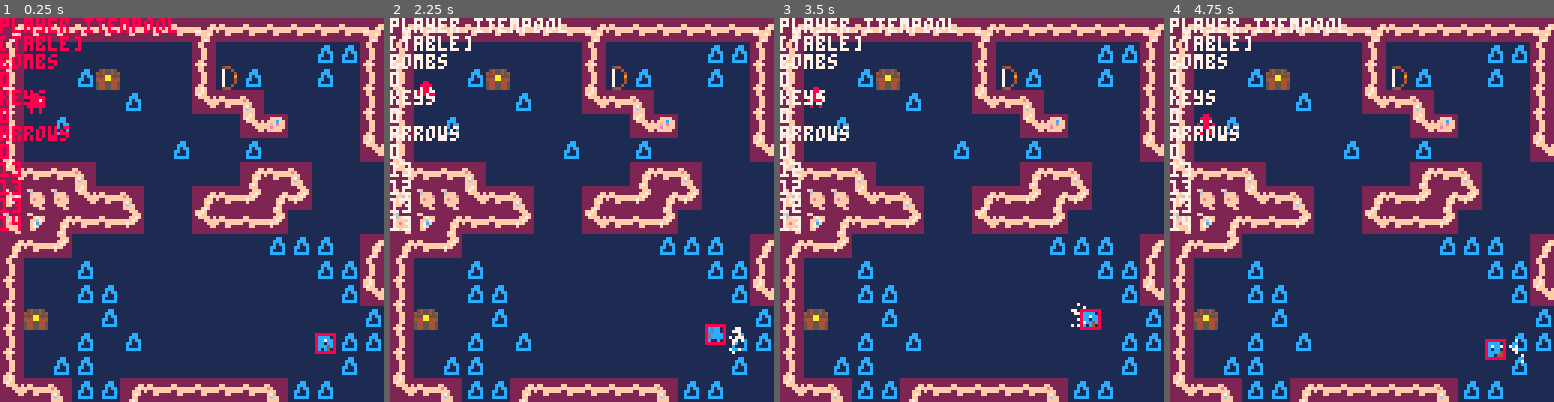
Above: before the commit, frames 1-4 (left to right).
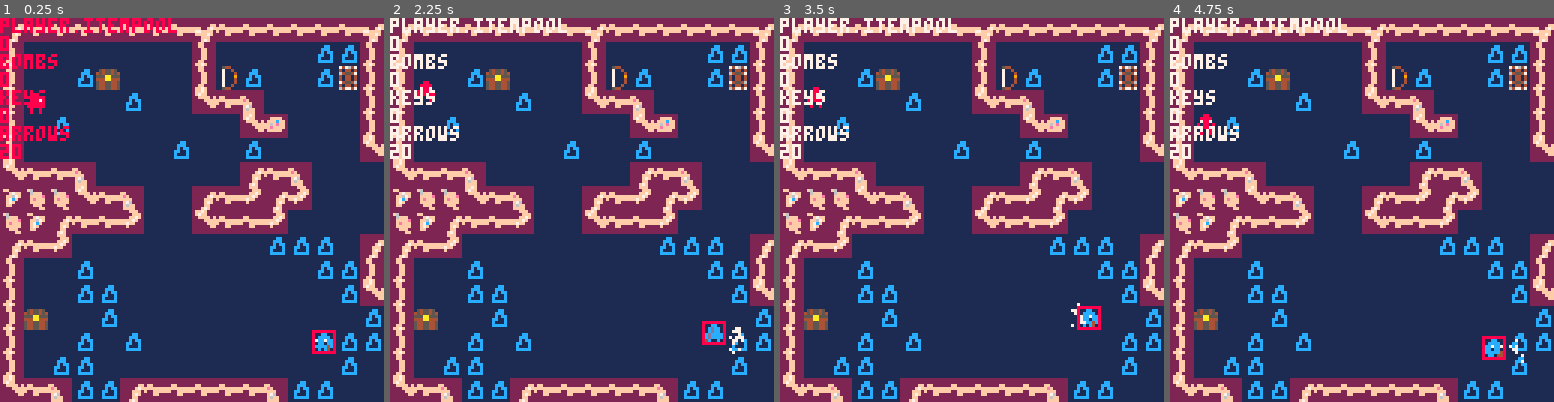
Above: after the commit, the same moments.

Repository: s-france/pico8GameS
Game: PICO-8 cartridge squid.p8
Same seed, same stepped clock (60 frames per second), same inputs: the game is played once before the commit and once after it.
Inputs:
- Up to frame 1 (0.25 s): no input
- Up to frame 2 (2.25 s): tap X (X key) at 0.33, 1.07, 1.85 s; tap O (Z key) at 0.7, 1.7, 2.1 s; hold Right 1.6-2.1 s; hold P2 Left 1.6-2.1 s; hold Up from 2.15 s (still down); hold P2 Down from 2.15 s (still down)
- Up to frame 3 (3.5 s): release Up at 2.42 s; release P2 Down at 2.42 s; hold Right 2.47-3.03 s; hold P2 Left 2.47-3.03 s; tap O (Z key) at 2.5, 2.9, 3.3 s; tap X (X key) at 2.97 s; hold Left from 3.08 s (still down); hold P2 Right from 3.08 s (still down)
- Up to frame 4 (4.75 s): release Left at 3.58 s; release P2 Right at 3.58 s; hold Down 3.63-3.97 s; hold P2 Up 3.63-3.97 s; tap O (Z key) at 3.7, 4.1, 4.5 s; hold Right 4.02-4.68 s; hold P2 Left 4.02-4.68 s; tap X (X key) at 4.08 s; hold Up from 4.73 s (still down); hold P2 Down from 4.73 s (still down)

The runs differ from the first frame. In frame 1, 1.3% of the frame differs, in the area x 0-93%, y 4-88%; in frame 2, 1.3%; in frame 3, 1.3%, in the area x 0-93%, y 4-82%; in frame 4, 1.3%.

Commit message:
Update squid.p8

Diff:
--- a/squid.p8
+++ b/squid.p8
@@ -23,6 +23,17 @@
 	arrowpool = {}
 	particlesystems = {}
 	particles = {}
+
+ global_faces = {
+	[0] = {-1,-1},
+ [1] = {0,-1},
+ [2] = {1,-1},
+	[3] = {-1,0},
+	[4] = {1,0},
+	[5] = {-1,1},
+	[6] = {0,1},
+	[7] = {1,1} }
+
 	npc1 = make_npc(1,0,70,35,1,1)
 	npc2 = make_npc(0,0,8,16,0,1)
 	//music(0)
@@ -69,20 +80,14 @@
 	print("y: ")
 	print(player.mapposy)--]]
 	print("player.itempool")
-	print(player.itempool)
+	print(player.itempool.bow[2])
 	print("bombs")
-	print(player.resources.bombs)
+	print(player.resources.bombs[1])
 	print("keys")
-	print(player.resources.keys)
+	print(player.resources.keys[1])
 	print("arrows")
-	print(player.resources.arrows)
-
-	local topx, topy = map_cell(player.hb.left-1,player.hb.top-1)
-	print(topx)
-	print(topy)
-	local botx, boty = map_cell(player.hb.left-1,player.hb.bot+1)
-	print(botx)
-	print(boty)
+	print(player.resources.arrows[1])
+
 
 	foreach(hitboxes, draw_hitbox)
 
@@ -113,17 +118,19 @@
  player.face = 3
  player.interaction = false
  // player items
- player.itempool = {}
-  player.itempool.bow = {42, 0}
- 	player.itempool.raft = {43, 0}
- player.resources = {}
- 	player.resources.bombs = 0
- 	player.resources.keys = 0
- 	player.resources.arrows = 0
+ player.itempool = {
+  ["bow"] = {42, 0, 0},
+ 	["raft"] = {43, 0, 0} }
+ player.resources = {
+  ["bombs"] = {0, 0},
+  ["keys"] = {0},
+  ["arrows"] = {20} }
+ player.equipped_item_1 = {}
+	player.equipped_item_2 = {}
 
 
 	--player hurtbox, tag = 0
- player.hb = add_hitbox(0, 4,4, 6,6, -1, player)
+ add_hitbox(0, 4,4, 7,7, -1, player)
 
 end
 
@@ -149,7 +156,7 @@
 	// btn press are both true,
 	// the player can move
 
-	if(btn(0) and not mapcollisions(player.hb).l) then
+	if(btn(0) and not collisions(player).l) then
 		player.dx =-1
 		player.x += player.dx
 		--player.face = 0
@@ -159,7 +166,7 @@
 	// here, if the collisons and
 	// btn press are both true,
 	// the player can move
-	if(btn(1) and not mapcollisions(player.hb).r) then
+	if(btn(1) and not collisions(player).r) then
 		player.dx =1
 		player.x += player.dx
 		--player.face = 1
@@ -169,7 +176,7 @@
 	// here, if the collisons and
 	// btn press are both true,
 	// the player can move
-	if(btn(2) and not mapcollisions(player.hb).t) then
+	if(btn(2) and not collisions(player).t) then
 		player.dy =-1
 		player.y += player.dy
 		--player.face = 2
@@ -179,7 +186,7 @@
 	// here, if the collisons and
 	// btn press are both true,
 	// the player can move
-	if(btn(3) and not mapcollisions(player.hb).b) then
+	if(btn(3) and not collisions(player).b) then
 		player.dy =1
 		player.y += player.dy
 		--player.face = 3
@@ -237,8 +244,8 @@
 	player.interaction = false
 	if ( btnp(5)) then
 		interact(player.face)
-		if ( player.interaction==false	 and player.resources.bombs>0 ) then
-	 	player.resources.bombs -= 1
+		if ( player.interaction==false	 and player.resources.bombs[1]>0 ) then
+	 	player.resources.bombs[1] -= 1
 			add_bomb(player.mapposx,player.mapposy,player.x%128, player.y%128)
  	end
  end
@@ -247,9 +254,9 @@
 		sword()
 	end
 
-	if (btnp(0,1) and player.itempool.bow[2] == 1 and player.resources.arrows > 0)  then
+	if (btnp(0,1) and player.itempool.bow[2] == 1 and player.resources.arrows[1] > 0)  then
 		add_arrow(player.mapposx,player.mapposy,player.x%128,player.y%128)
-		player.resources.arrows -= 1
+		player.resources.arrows[1] -= 1
 	end
 end
 
@@ -646,90 +654,118 @@
 	del(pair)
 end
 -->8
--- enemy
+
 
 -->8
---chests
+
+-->8
+--player interaction functions
+
+--[[
+interactions range from opening
+chests/doors to picking up items,
+and the like. all code here
+utilizes the global_faces table
+which has a set of parameters to
+determine which map cell the
+player is directly looking at/
+will interact with.
+--]]
+
+// interaction process
+function interact(face)
+	openchest(face)
+	opendoor(face)
+	pickup_item(face)
+	//npcfuncwhendone(face)
+end
 
 // code here contains all
 // small chest functionality,
 // although we may add in large
 // chests as well
 function openchest(face)
- if face == 0 then
- 	update_chest(xest(player.x/8),yest(player.y/8),-1,-1)
- elseif face == 1 then
-  update_chest(xest(player.x/8),yest(player.y/8),0,-1)
- elseif face == 2 then
- 	update_chest(xest(player.x/8),yest(player.y/8),1,-1)
-	elseif face == 3 then
-		update_chest(xest(player.x/8),yest(player.y/8),-1,0)
-	elseif face == 4 then
-	 update_chest(xest(player.x/8),yest(player.y/8),1,0)
-	elseif face == 5 then
-	 update_chest(xest(player.x/8),yest(player.y/8),-1,1)
-	elseif face == 6 then
-	 update_chest(xest(player.x/8),yest(player.y/8),0,1)
-	else
-	 update_chest(xest(player.x/8),yest(player.y/8),1,1)
-	end
-end
-
+	for k,v in pairs(global_faces) do
+		if face == k then
+		 update_chest(xest(player.x/8),yest(player.y/8),v[1],v[2])
+		end
+	end
+end
+
+// this function updates the
+// state of the chest and returns
+// items to the player.
 function update_chest(xtemp,ytemp,xpm,ypm)
 	local contentflag = false
 	local loopflag = false
+	local loot_table = {
+	["bombs"] = {1,5},
+	["keys"] = {2,1},
+	["arrows"] = {3,20} }
  contentflag = fget(mget((xtemp+xpm),(ytemp+ypm)), 5)
  if ( contentflag == true) then
-  for i=1,4 do
-  	loopflag = fget(mget((xtemp+xpm),(ytemp+ypm)), i)
-  	if (loopflag == true and i == 1 ) then
-  		player.resources.bombs += 5
-  		player.interaction = true
-  		sfx(8)
-  		mset((xtemp+xpm),(ytemp+ypm),24)
-  	elseif (loopflag == true and i== 2 ) then
-  		player.resources.keys += 1
-  		player.interaction = true
-  	 sfx(8)
-  		mset((xtemp+xpm),(ytemp+ypm),24)
-  	elseif (loopflag == true and i==3 ) then
-  		player.resources.arrows += 20
-  		player.interaction = true
-  		sfx(8)
-  		mset((xtemp+xpm),(ytemp+ypm),24)
-  	elseif (loopflag == true and i== 4 ) then
-  		player.interaction = true
-  		// player.keys += 1
-  		//	mset((player.x/8),(player.y/8-1),24)
+  for k,v in pairs(loot_table) do
+   loopflag = fget(mget((xtemp+xpm),(ytemp+ypm)),v[1])
+  	if loopflag == true then
+  		for i,j in pairs(player.resources) do
+  			if (k == i) then
+  			 player.interaction = true
+  			 sfx(8)
+  			 mset((xtemp+xpm),(ytemp+ypm),24)
+  			 j[1] += v[2]
+  			end
+  		end
   	end
   end
  end
 end
--->8
---locked doors
-// faces are 1, 4,5, 7
-// run check on keys, sprite
+
+
+
+// this code handles the opening
+// of locked doors. functionality
+// here removes keys from player
+// per open.
 function opendoor(face)
-	if face == 1 then
-		update_door(xest(player.x/8),yest(player.y/8),0,-1)
-	elseif face == 3 then
-		update_door(xest(player.x/8),yest(player.y/8),-1,0)
-	elseif face == 4 then
-		update_door(xest(player.x/8),yest(player.y/8),1,0)
-	elseif face == 6 then
-		update_door(xest(player.x/8),yest(player.y/8),0,1)
-	end
-end
-
+	for k,v in pairs(global_faces) do
+		if face == k then
+		 update_door(xest(player.x/8),yest(player.y/8),v[1],v[2])
+		end
+	end
+end
+
+// updates the state of the door
+// and removes the players key
 function update_door(xtemp,ytemp,xpm, ypm)
  local contentflag = false
  contentflag = fget(mget((xtemp+xpm),(ytemp+ypm)), 2)
-		if (contentflag == true and player.keys > 0) then
+		if (contentflag == true and player.resources.keys[1] > 0) then
 				player.interaction = true
-			 player.keys -= 1
+			 player.resources.keys[1] -= 1
 			 sfx(9)
   		mset((xtemp+xpm),(ytemp+ypm),0)
 		end
+end
+
+// picks up player inventory
+// items which are meant to lie
+// static on the map.	can be
+// utilized post acquisition
+function pickup_item(face)
+	local xpm, ypm
+	for k, v in pairs(global_faces) do
+		if face == k then
+		 //p_i_recieve(v[1],v[2])
+		 local temp = mget(xest(player.x/8+v[1]),yest(player.y/8+v[2]))
+			for i,j in pairs(player.itempool) do
+				if temp == j[1] then
+		 		player.interaction = true
+	 			j[2] += 1
+	 			mset(xest(player.x/8+v[1]),yest(player.y/8+v[2]),0)
+				end
+			end
+		end
+	end
 end
 -->8
 --sword physics
@@ -778,8 +814,6 @@
 // returns cell information
 
 function mapcollisions(hb)
-	--sam finish this!!!!
-
 	--find all mapcells
 	--containing/touching hb:
 	---get tl and tr mapcell,
@@ -787,72 +821,10 @@
 	---for loops from tl to tr cell
 	---to check collisions,
 
-	// local table collisions
-	local cols = {}
-	//list of collisions to check
-	cols.tl = false
-	cols.t = false
-	cols.tr = false
-	cols.l = false
-	cols.r = false
-	cols.bl = false
-	cols.b = false
-	cols.br = false
-
-
-	--left collisions
-	local topx, topy = map_cell(hb.left-1,hb.top)
-	local botx, boty = map_cell(hb.left-1,hb.bot)
-
-	for y=boty, topy, -1 do
-		if fget(mget(topx, y), 0) then
-			cols.l = true
-		end
-	end
- --if cols.tl or cols.bl then
- 	--cols.l = true
- --end
-
- --right collisions
-	local topx, topy = map_cell(hb.right+1,hb.top)
-	local botx, boty = map_cell(hb.right+1,hb.bot)
-
-	for y=boty, topy, -1 do
-		if fget(mget(topx, y), 0) then
-			cols.r = true
-		end
-	end
-
-	--top collisions
-	local leftx, lefty = map_cell(hb.left,hb.top-1)
-	local rightx, righty = map_cell(hb.right,hb.top-1)
-
-	for x=rightx, leftx, -1 do
-		if fget(mget(x, lefty), 0) then
-			cols.t = true
-		end
-	end
-
-	--bottom collisions
-	local leftx, lefty = map_cell(hb.left,hb.bot+1)
-	local rightx, righty = map_cell(hb.right,hb.bot+1)
-
-	for x=rightx, leftx, -1 do
-		if fget(mget(x, lefty), 0) then
-			cols.b = true
-		end
-	end
-
-	--diagonals
-	local tlx, tly = map_cell(hb.left-1,hb.top-1)
-	local trx, try = map_cell(hb.right+1,hb.top-1)
-	local blx, bly = map_cell(hb.left-1,hb.bot+1)
-	local brx, bry = map_cell(hb.right+1,hb.bot+1)
-…(4 lines of a section not shown)…
-	return cols
+…(4 lines of a section not shown)…
 end
 
 function collisions(obj)
@@ -932,13 +904,6 @@
 	hitbox.y = y
 	hitbox.xlen = xlen
 	hitbox.ylen = ylen
-
-	--coordinates of the hb edges
-	hitbox.left = hitbox.x-(.5*hitbox.xlen)
-	hitbox.right = hitbox.x+(.5*hitbox.xlen)
-	hitbox.top = hitbox.y-(.5*hitbox.ylen)
-	hitbox.bot = hitbox.y+(.5*hitbox.ylen)
-
 	--lifetime of hb
 	---set duration = -1
 	---for parent-based lifetime
@@ -950,26 +915,12 @@
 	hitbox.mapposy = (mapy-(mapy%16)) / 16
 
 	if parent != nil then
-		hitbox.parent = parent
-		hitbox.mapposx = parent.mapposx
-		hitbox.mapposy = parent.mapposy
-
-		--hb pos offset from parent x,y pos
-		hitbox.xoff = x
-		hitbox.yoff = y
-
- 	hitbox.x = hitbox.xoff+hitbox.parent.x
- 	hitbox.y = hitbox.yoff+hitbox.parent.y
-	end
-
-	--coordinates of the hb edges
-	hitbox.left = hitbox.x-(.5*hitbox.xlen)
-	hitbox.right = hitbox.x+(.5*hitbox.xlen)
-	hitbox.top = hitbox.y-(.5*hitbox.ylen)
-	hitbox.bot = hitbox.y+(.5*hitbox.ylen)
+	hitbox.parent = parent
+	hitbox.mapposx = parent.mapposx
+	hitbox.mapposy = parent.mapposy
+	end
 
 	add(hitboxes, hitbox)
-	return hitbox
 end
 
 function update_hitbox(hb)
@@ -990,15 +941,6 @@
 	if hb.parent != nil then
 		hb.mapposx = hb.parent.mapposx
 		hb.mapposy = hb.parent.mapposy
-
-		hb.x = hb.xoff+hb.parent.x
- 	hb.y = hb.yoff+hb.parent.y
-
-		--coordinates of the hb edges
-		hb.left = hb.x-(.5*hb.xlen)
-		hb.right = hb.x+(.5*hb.xlen)
-		hb.top = hb.y-(.5*hb.ylen)
-		hb.bot = hb.y+(.5*hb.ylen)
 	end
 
 
@@ -1009,70 +951,33 @@
 
 --for debug purposes only
 function draw_hitbox(hb)
+
 	if (player.mapposx == hb.mapposx and player.mapposy == hb.mapposy) then
-		rect(hb.left%128,
-							hb.top%128,
-							hb.right%128,
-							hb.bot%128, 8)
-	end
-end
-…(4 lines of a section not shown)…
-function interact(face)
-	local itemtable = {42, 43}
-	local xpm, ypm
-	local faces = {1,3,4,6}
-	openchest(face)
-	opendoor(face)
-	//npcfuncwhendone(face)
-
-	pickup_item(face)
-end
-
---returns the map cell containing x,y
-function map_cell(x,y)
+			if hb.parent != nil then
+				rect((hb.x+hb.parent.x-(.5*hb.xlen))%128,
+									(hb.y+hb.parent.y-(.5*hb.ylen))%128,
+									(hb.x+hb.parent.x+(.5*hb.xlen))%128,
+									(hb.y+hb.parent.y+(.5*hb.ylen))%128, 8)
+			else
+				rect((hb.x-(.5*hb.xlen))%128,
+									(hb.y-(.5*hb.ylen))%128,
+									(hb.x+(.5*hb.xlen))%128,
+									(hb.y+(.5*hb.ylen))%128, 8)
+			end
+	end
+end
+
+
+
+function map_pos(x,y)
 	local mapx = (x-(x%8))/8
 	local mapy = (y-(y%8))/8
-
-	return mapx, mapy
-end
-
---returns the map screen containing x,y
-function map_pos(x,y)
-	local mapx, mapy = map_cell(x,y)
-
 	local mapposx = (mapx-(mapx%16)) / 16
 	local mapposy = (mapy-(mapy%16)) / 16
 	return mapposx, mapposy
 end
 
-function pickup_item(face)
-	local xpm, ypm
-	local faces = {
- [1] = {0,-1},
-	[3] = {-1,0},
-	[4] = {1,0},
-	[6] = {0,1}
-	}
-	for k, v in pairs(faces) do
-		if face == k then
-		  p_i_recieve(v[1],v[2])
-		end
-	end
-end
-
-function p_i_recieve(xpm,ypm)
- local temp = mget(xest(player.x/0+xpm),yest(player.y/0+ypm))
-	for k,v in pairs(player.itempool) do
-		if temp == v[1] then
-		 player.interaction = true
-	 	v[2] += 1
-	 	mset(xest(player.x/8+xpm),yest(player.y/8+ypm),0)
-		end
-	end
-end
+
 -->8
 --arrows and bow
 // this tab contains code for
@@ -1087,11 +992,11 @@
 	--left
 	if (player.face == 0 or player.face ==3 or player.face ==5) then
 		arrow.x = xpos + mapposx*128 - 8 // world space
-		arrow.dx = -1.0
+		arrow.dx = -2.0
 	--right
  elseif (player.face ==2 or player.face ==4 or player.face ==7) then
 	 arrow.x = xpos + mapposx*128 + 8 // world space
-		arrow.dx = 1.0
+		arrow.dx = 2.0
 	else
 		arrow.x = xpos + mapposx*128
 		arrow.dx = 0
@@ -1100,11 +1005,11 @@
 	--up
  if (player.face ==0 or player.face ==1 or player.face ==2) then
 		arrow.y = ypos + mapposy*128 - 8 // world space
-		arrow.dy = -1.0
+		arrow.dy = -2.0
 	--down
 	elseif (player.face ==5 or player.face ==6 or player.face ==7) then
 		arrow.y = ypos + mapposy*128 + 8 // world space
-		arrow.dy = 1.0
+		arrow.dy = 2.0
 	else
 		arrow.y = ypos + mapposy*128
 		arrow.dy = 0
@@ -1193,11 +1098,11 @@
 00000000000000000000000000000000000000000000000000000000000040000000000000000000005440000747647000000000000000000000000000000000
 000cc000000cc000000cc000000cc000000cc000000cc000000cc000000444000440000000000000007004000404404000000000000000000000000000000000
 00cccc0000cccc0000ccdc0000cdcc0000ccdc0000cccc0000cccc000000f00004f0000004000077007000400645547000000000000000000000000000000000
-0cc7cc7007cc7cc000ccdc7000cdcc0007ccdc00007cc700007cc7000000f000000f000044fffff0007000900404404000000000000000000000000000000000
+0cc7cc7007cc7cc000ccdc7000cdcc0007ccdc000c7cc700007cc7c00000f000000f000044fffff0007000900404404000000000000000000000000000000000
 0cc1cc1001cc1cc00ccdcc100cdcccc001cdccc00c1cc1c00c1cc1c00000f0000000f00004000077007000400404404000000000000000000000000000000000
 0ccccc400cccc4c00ccdccc00cdcccc004cdccc00ccccc400ccccc400000f00000000f7000000000007000400745546000000000000000000000000000000000
-00cc044000c0c40000c0cc0004c00c0004cc0c0000c00c4000c004400007f700000007f700000000007004000404404000000000000000000000000000000000
-00c00c0000c00c0000c00c0000c00c0000c00c000c00c000000c00c0000707000000007000000000005440000647747000000000000000000000000000000000
+00cc044000c0c40000c0cc0004c00c0004cc0c0000cc0c4000c0c4400007f700000007f700000000007004000404404000000000000000000000000000000000
+00c00c0000c00c0000c00c0000c00c0000c00c0000c00c0000c00c00000707000000007000000000005440000647747000000000000000000000000000000000
 00000000000000000000000000000000000000000000000000000000000000000000000000000000000000000000000000000000000000000000000000000000
 00000000000000000000000000000000000000000000000000000000000000000000000000000000000000000000000000000000000000000000000000000000
 00000000000000000000000000000000000000000000000000000000000000000000000000000000000000000000000000000000000000000000000000000000
@@ -1308,7 +1213,7 @@
 __map__
 0804040404040404100404040404041010040404040404040404040404040404040404040404040404040404040404040404040404040404040404040404040404040404040404040404040404040404040404040404040404040404040404040404040404040404040404040404040404040404040404040404040404040409
 0603030303030303060303030301010606030303030303030303030303030303030303030303040403030303030304040404040404030303030303030303030303030303030303030303030303030304040303030303030303030303030303030303030303030303030303030303030303030303030304040403030303030306
-0603030119030303062a01030301030606010303030303030303030303030303030303030303030303030303030303030303030303030303030303030303030303030303030303030303030303030303030303030303030303030303030303030303030303030303030303030303030303030303030303030303030303030306
+0603030119030303062a010303012b0606010303030303030303030303030303030303030303030303030303030303030303030303030303030303030303030303030303030303030303030303030303030303030303030303030303030303030303030303030303030303030303030303030303030303030303030303030306
 0603030303010303050409030303030606031a03080903030303010101010303030303030303030303030303030303030303030303030303030303030303030303030303030303030303030303030303030303030303030303030303030303030303030303030303030303030303030303030303030303030303030303030306
 06030103030303030303050d0303030606030804070f03030301030303030103030303030303030303030303030303030303030303030303030303030303030303030303030303030303030303030303030303030303030303030303030303030303030303030303030303030303030303030303030303030303030303030306
 0603030303030301030301030303030516040703030303030103030303030301030303030303030303030303030303030303030303030303030303030303030303030303030303030303030303030303030303030303030303030303030303030303030303030303030303030303030303030303030303030303030303030306
